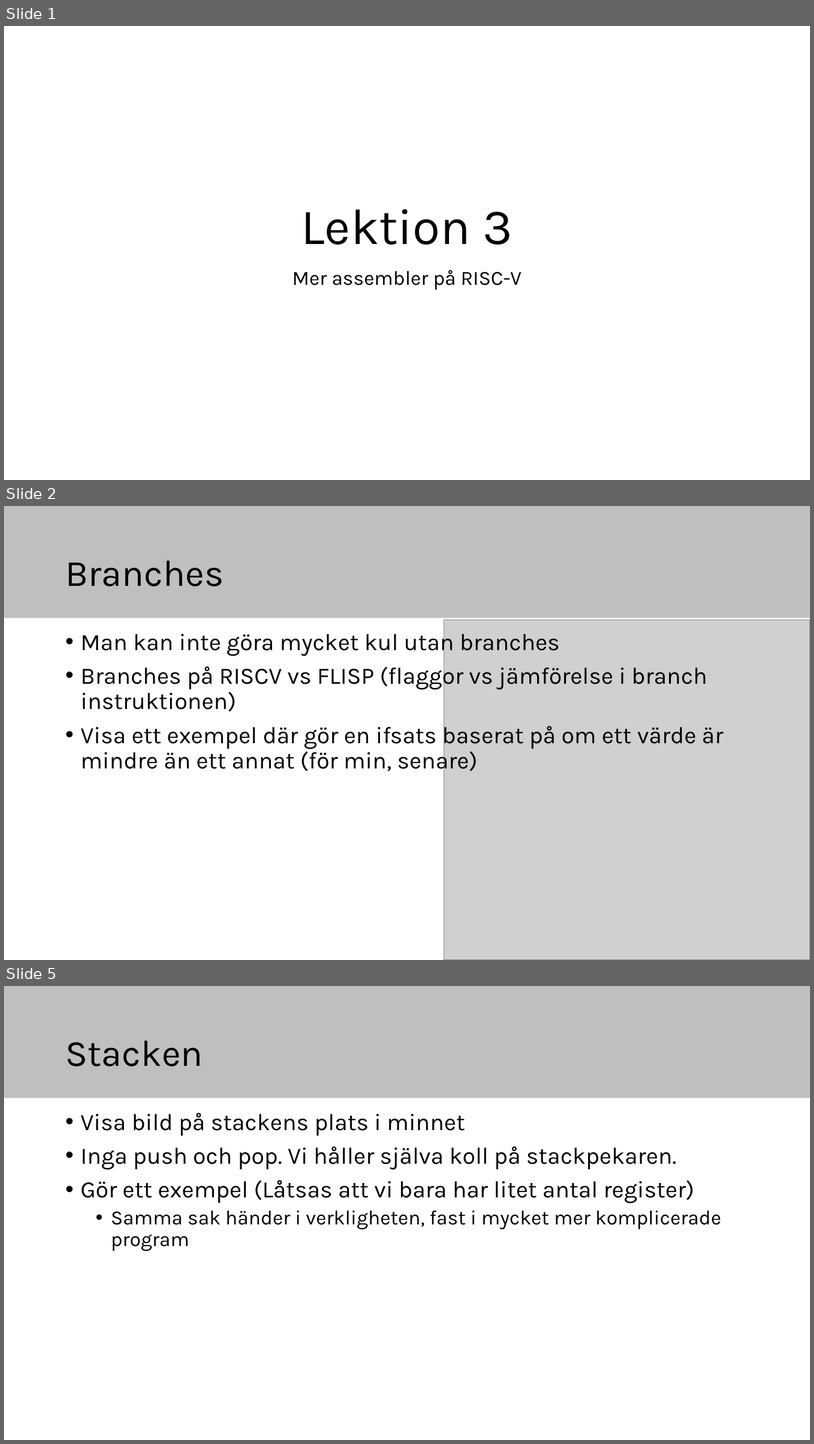
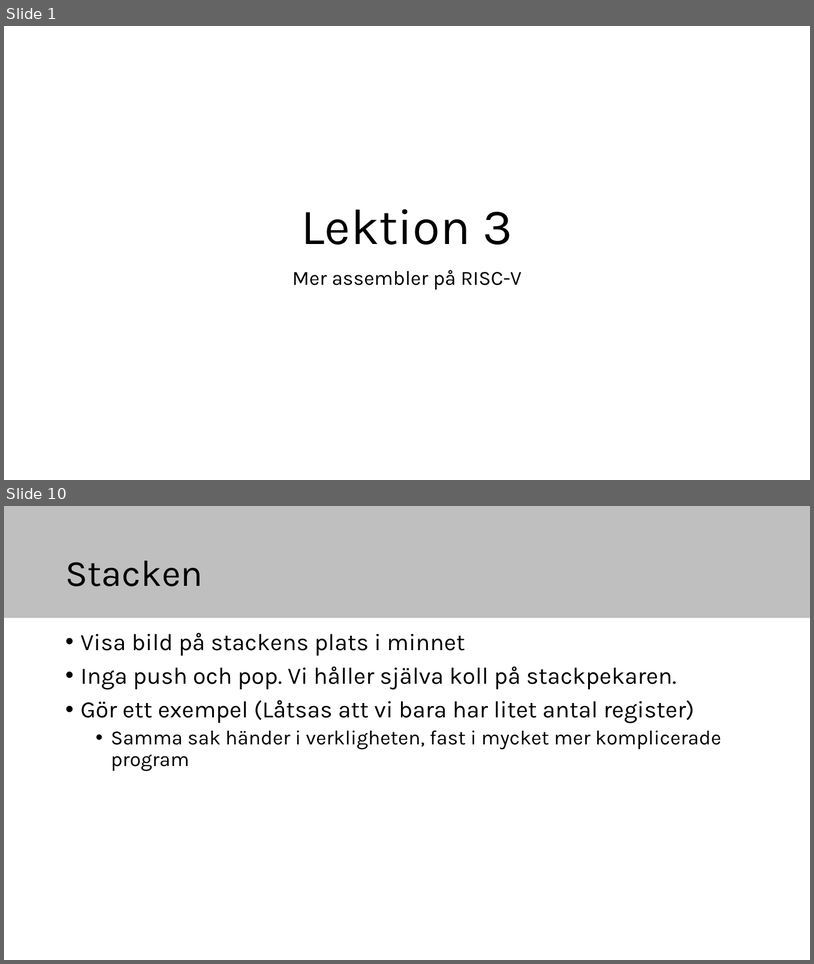
Before and after one commit to elias-at-chalmers/mop-lecture_notes-mirror, a slide deck: slides/lecture03-assembly2.pptx. Shown one above the other, each under a label of ours: slides 1, 2 and 5 before the commit, slides 1 and 10 after it; the slides between them are not shown. The pictures are 814x1444 and 814x964 pixels, drawn with LibreOffice and Linux fonts; fonts in the diff are those of the drawing; grey boxes stand for pictures. Boxes give left, top, right and bottom in pixels: in the first picture for what was removed or moved away, otherwise in the second. Text is boxed around its words. In the diff, an @@ line names an element or a change of style, - is before the commit and + after.

```diff
--- a/slides/lecture03-assembly2.pptx
+++ b/slides/lecture03-assembly2.pptx
@@ slide 2 removed at (4, 506, 810, 960), background #FFFFFF; not listed: 1 template element that a slide beside it also shows @@
@@ title removed at (65, 561, 224, 586) @@
-Branches
@@ text removed at (81, 629, 724, 774) @@
-• Man kan inte göra mycket kul utan branches
-• Branches på RISCV vs FLISP (flaggor vs jämförelse i branch instruktionen)
-• Visa ett exempel där gör en ifsats baserat på om ett värde är mindre än ett annat (för min, senare)
@@ picture removed at (444, 620, 810, 960) @@
@@ what was slide 5 is now slide 10 @@
```
Also in this commit, not shown: 8 slides added, 2 other slides removed.
